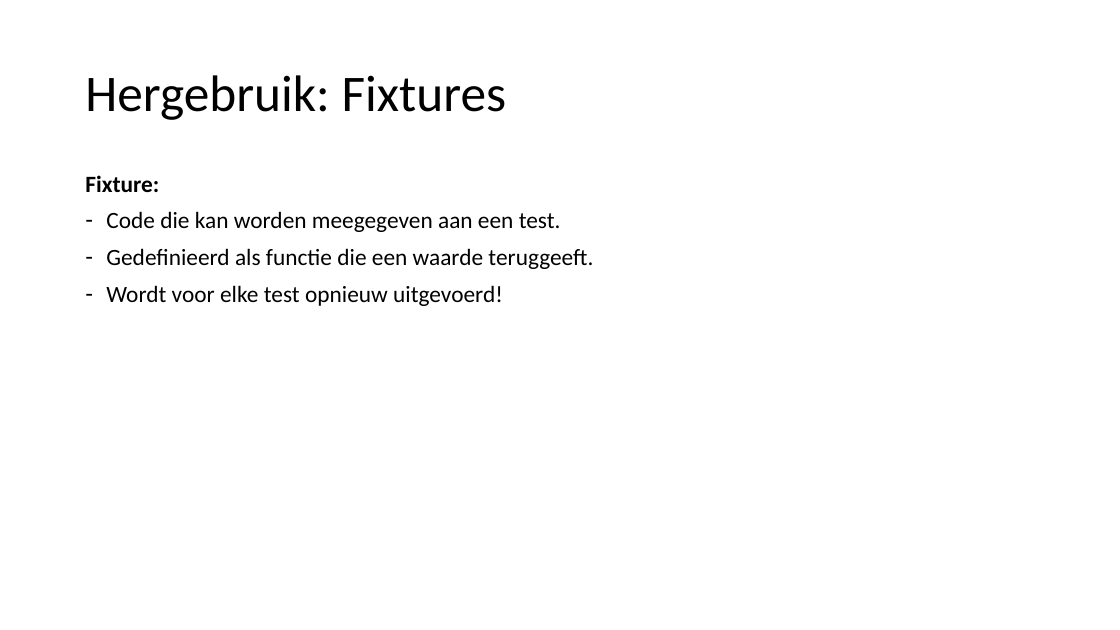
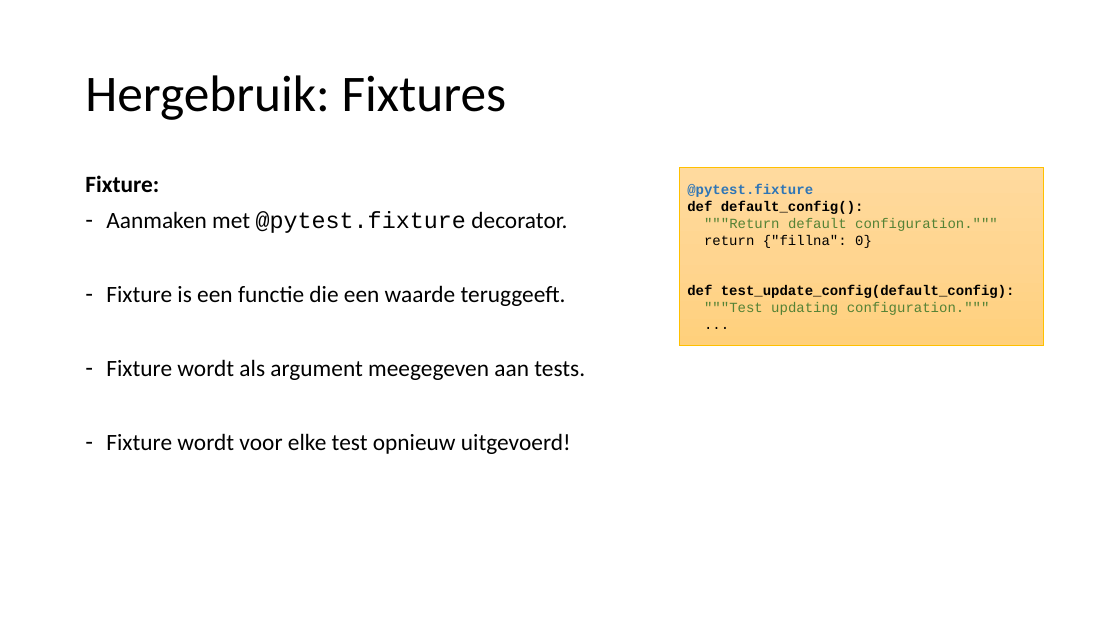
Before and after one commit to LFKoning/knowledge-sharing, a slide deck: slide 48 of python_trainees/2_production_code/python_traineeship_2.pptx (slide 46 before the commit). Drawn at 1120x630 pixels with LibreOffice and Linux fonts; fonts in the diff are those of the drawing. Boxes give left, top, right and bottom in pixels: in the first picture for what was removed or moved away, otherwise in the second. Text is boxed around its words. In the diff, an @@ line names an element or a change of style, - is before the commit and + after.

```diff
--- a/python_trainees/2_production_code/python_traineeship_2.pptx
+++ b/python_trainees/2_production_code/python_traineeship_2.pptx
@@ rectangle added at bbox=[679, 168, 1043, 345], fill gradient #FFDB9E to #FFD590 to #FFD07C, outline #FFC000 0.5 pt, 12 pt, text #000000 @@
+@pytest.fixture
+def default_config():
+"""Return default configuration."""
+return {"fillna": 0}
+def test_update_config(default_config):
+"""Test updating configuration."""
+...
@@ text at bbox=[106, 211, 585, 454]: text changed @@
-– Code die kan worden meegegeven aan een test.
-– Gedefinieerd als functie die een waarde teruggeeft.
-– Wordt voor elke test opnieuw uitgevoerd!
+– Aanmaken met @pytest.fixture decorator.
+– Fixture is een functie die een waarde teruggeeft.
+– Fixture wordt als argument meegegeven aan tests.
+– Fixture wordt voor elke test opnieuw uitgevoerd!
```
Also in this commit, not shown: 30 other slides changed, 8 slides added, 1 slide removed, 30 other files.
